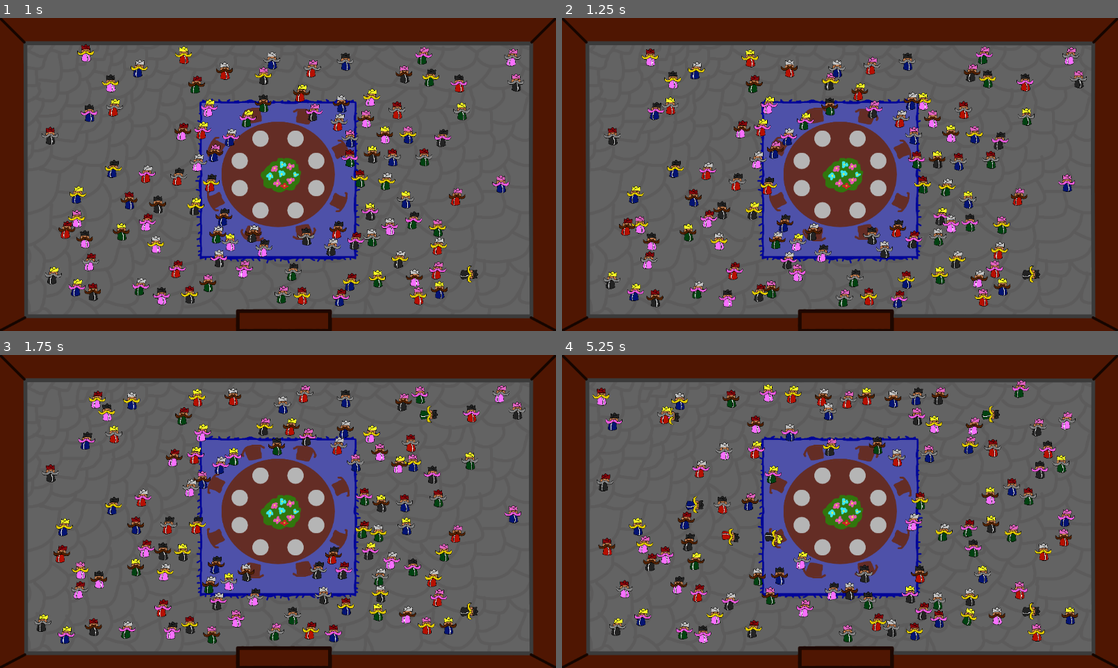
Above: before the commit, frames 1-4 (two rows, left to right).
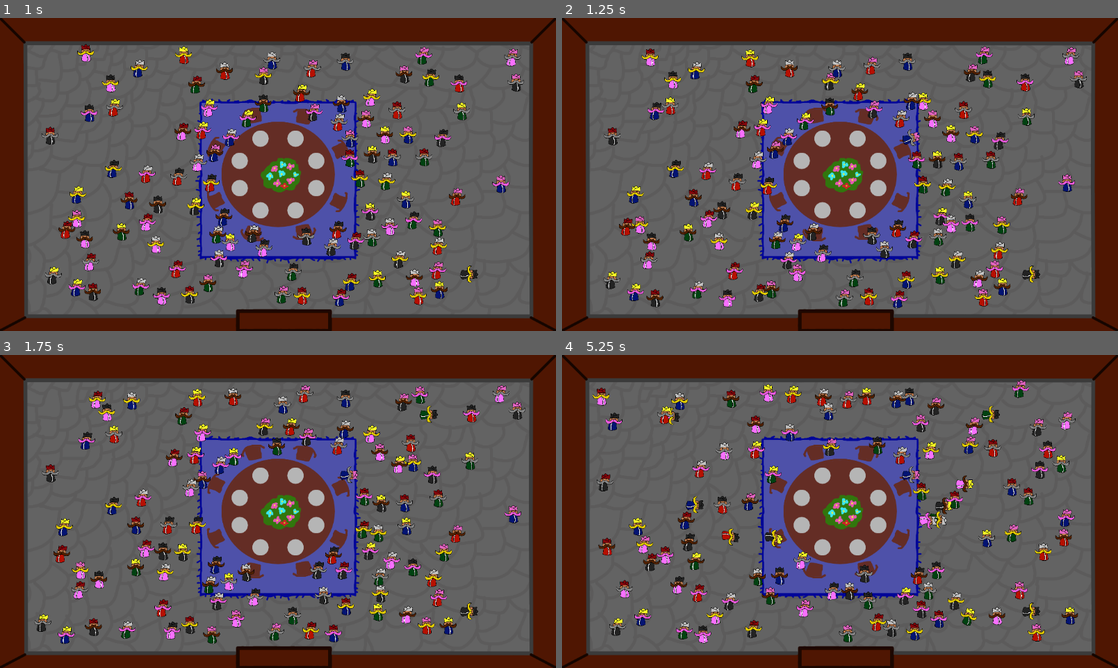
Above: after the commit, the same moments.

Repository: ZiyadAziz/Another-Count-Bites-The-Dust
Game: Godot game, scene res://scenes/game.tscn
Two runs of this game, one before a commit and one after it. Both use one fixed random seed, a clock stepped at 60 frames per second and the inputs below.
Inputs (mouse positions are in pixels of both pictures, inside the frame that each line leads up to):
- Up to frame 1 (1 s): move the mouse to (467, 277) at 0.52 s; click (467, 277) at 0.67 s
- Up to frame 2 (1.25 s): no input
- Up to frame 3 (1.75 s): move the mouse to (428, 414) at 1.27 s; click (428, 414) at 1.42 s
- Up to frame 4 (5.25 s): move the mouse to (673, 414) at 2.02 s; click (673, 414) at 2.17 s; move the mouse to (734, 530) at 2.77 s; click (734, 530) at 2.92 s; move the mouse to (695, 505) at 3.52 s; click (695, 505) at 3.67 s; move the mouse to (778, 533) at 4.27 s; click (778, 533) at 4.42 s; move the mouse to (967, 614) at 5.02 s; click (967, 614) at 5.17 s

Frame 1 is identical in both runs. In frame 2, 0.1% of the frame differs, in the area x 61-65%, y 34-41%; in frame 3, 0.2%; in frame 4, 3.3%, in the area x 29-79%, y 10-90%.

Commit message:
randomized imposter

Diff:
--- a/scenes/count.tscn
+++ b/scenes/count.tscn
@@ -42,7 +42,6 @@
 disabled = true
 
 [node name="MurderClock" type="Timer" parent="." unique_id=788351401]
-wait_time = 10.0
 
 [node name="WaitTimer" type="Timer" parent="." unique_id=2039855863]
 one_shot = true
--- a/scripts/level_manager.gd
+++ b/scripts/level_manager.gd
@@ -2,6 +2,8 @@
 
 var max_count := 100
 var count_count := 0
+
+#Stats to track, counts the imposter murdered, incorrect player guesses, imposters at large, remaining counts, time taken
 
 #probably nothin much here, just a label for the timer to next kill, game difficulty (num imposters, murder ranger, murder time)
 # will probably figure out more as I make the game
--- a/scripts/spawner.gd
+++ b/scripts/spawner.gd
@@ -7,8 +7,17 @@
 @onready var collision_shape_2d: CollisionShape2D = $CollisionShape2D
 
 var spawn_id := 1
+var imposter_ID: Array = []
+var imposter_subset: Array = []
 
 func _ready() -> void:
+	#This seems like a really dumb way to randomize the imposter, but it works
+	for index in range(1,101):
+		imposter_ID.append(index)
+
+	imposter_ID.shuffle()
+	imposter_subset =  imposter_ID.slice(0,level_manager.imposter_count)
+
 	spawn_count()
 	pass
 
@@ -26,7 +35,10 @@
 		var count = count_to_spawn.instantiate()
 		count.global_position = Vector2(random_x, random_y)
 		count.id = spawn_id
-		if spawn_id <= level_manager.imposter_count:
+
+		print(imposter_subset)
+		if spawn_id in imposter_subset:
+			print("hello")
 			count.imposter = true
 
 		get_parent().call_deferred("add_child", count)
